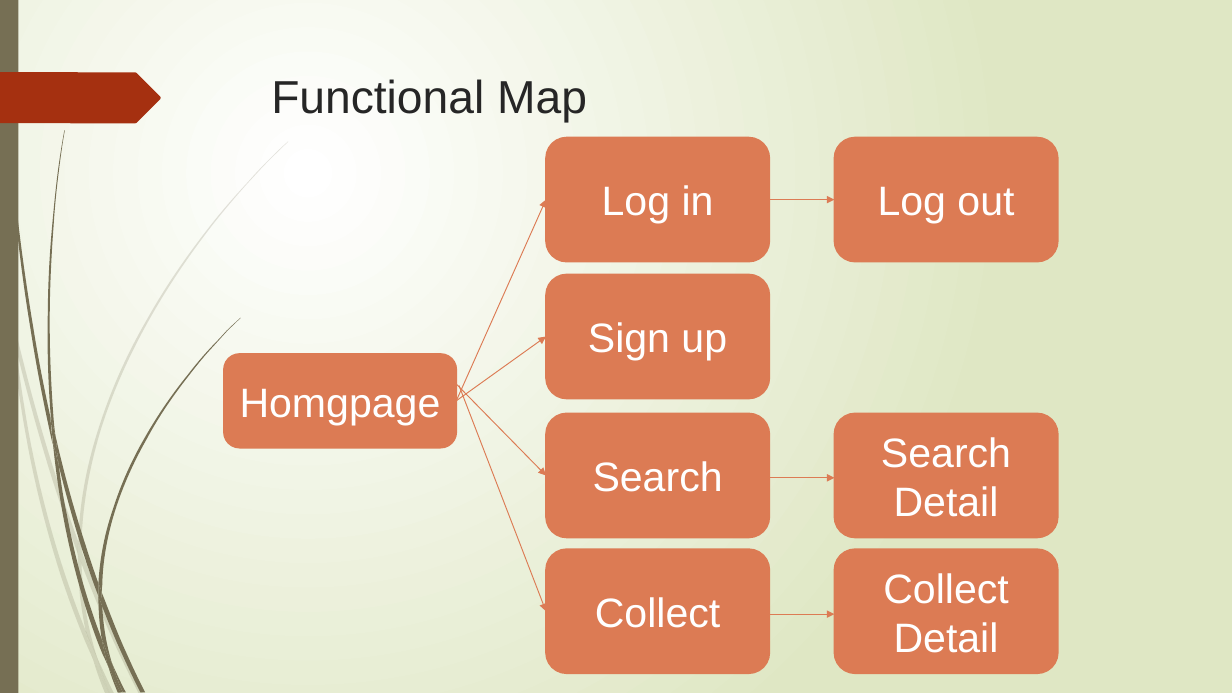
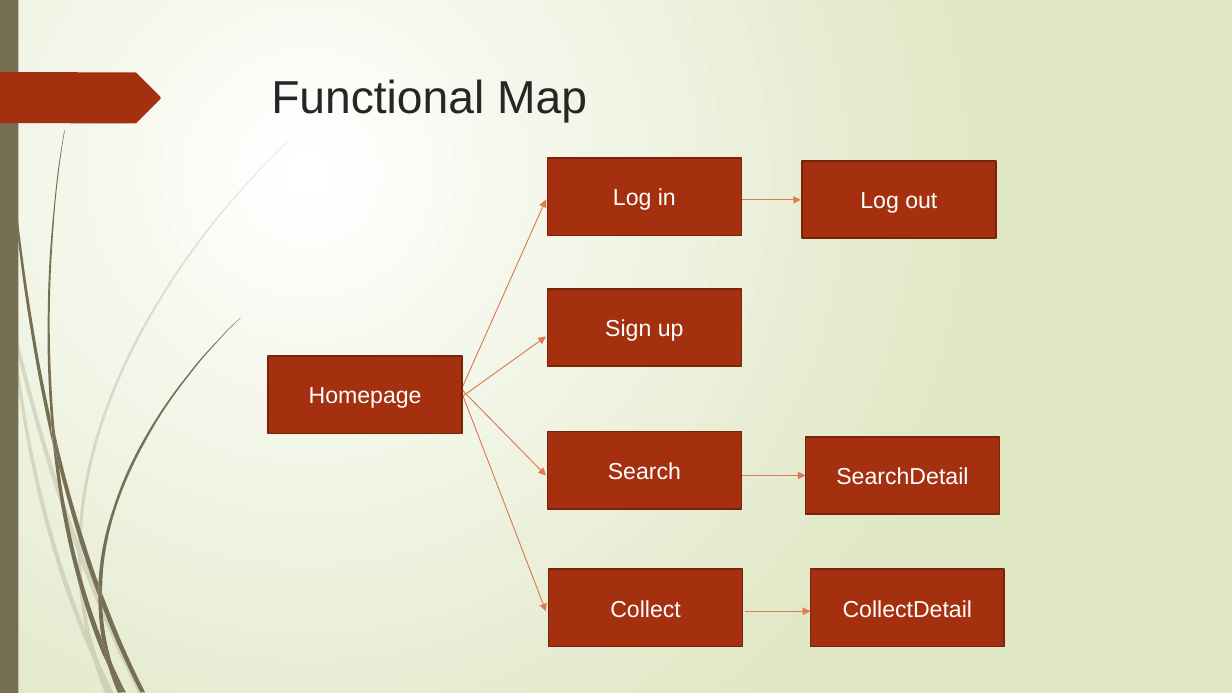
Before and after one commit to penut85420/WBSE_Project, a slide deck: slide 23 of 其他/YelpBlaBla.pptx. Drawn at 1232x693 pixels with LibreOffice and Linux fonts; fonts in the diff are those of the drawing. Boxes give left, top, right and bottom in pixels: in the first picture for what was removed or moved away, otherwise in the second. Text is boxed around its words. In the diff, an @@ line names an element or a change of style, - is before the commit and + after.

```diff
--- a/其他/YelpBlaBla.pptx
+++ b/其他/YelpBlaBla.pptx
@@ rectangle "Log in": place and size @@
-rectangle "Log in" at [546, 138, 770, 262]
+rectangle "Log in" at [547, 158, 741, 236]
@@ size 32 to 18 pt; rounded rectangle to rectangle; fill #DC7B54 to #A53010; outline #DC7B54 1.25 pt to #7A240C 1.25 pt in 5 elements at [549, 569, 743, 647], [547, 158, 741, 236], [547, 432, 741, 509], [547, 289, 741, 367], [802, 161, 996, 238] @@
@@ rectangle "Log out": place and size @@
-rectangle "Log out" at [835, 138, 1058, 262]
+rectangle "Log out" at [802, 161, 996, 238]
@@ arrow moved from (770, 200) - (835, 200) to (736, 200) - (801, 200) @@
@@ rectangle "Sign up": place and size @@
-rectangle "Sign up" at [546, 274, 770, 398]
+rectangle "Sign up" at [547, 289, 741, 367]
@@ rounded rectangle removed at [224, 354, 457, 447] @@
-Homgpage
@@ rectangle added at [268, 356, 462, 433], fill #A53010, outline #7A240C 1.25 pt, 18 pt, text #FFFFFF @@
+Homepage
@@ rounded rectangle removed at [835, 413, 1058, 537] @@
-Search Detail
@@ rectangle "Search": place and size @@
-rectangle "Search" at [546, 413, 770, 537]
+rectangle "Search" at [547, 432, 741, 509]
@@ rectangle added at [806, 437, 1000, 515], fill #A53010, outline #7A240C 1.25 pt, 18 pt, text #FFFFFF @@
+SearchDetail
@@ arrow moved from (770, 478) - (835, 478) to (740, 476) - (806, 476) @@
@@ rectangle "Collect": place and size @@
-rectangle "Collect" at [546, 549, 770, 673]
+rectangle "Collect" at [549, 569, 743, 647]
@@ rectangle added at [811, 569, 1005, 647], fill #A53010, outline #7A240C 1.25 pt, 18 pt, text #FFFFFF @@
+CollectDetail
@@ rounded rectangle removed at [835, 549, 1058, 673] @@
-Collect Detail
@@ arrow moved from (770, 615) - (835, 615) to (746, 612) - (811, 612) @@
```
Also in this commit, not shown: 2 other slides changed, 5 slides added, 6 other files.
